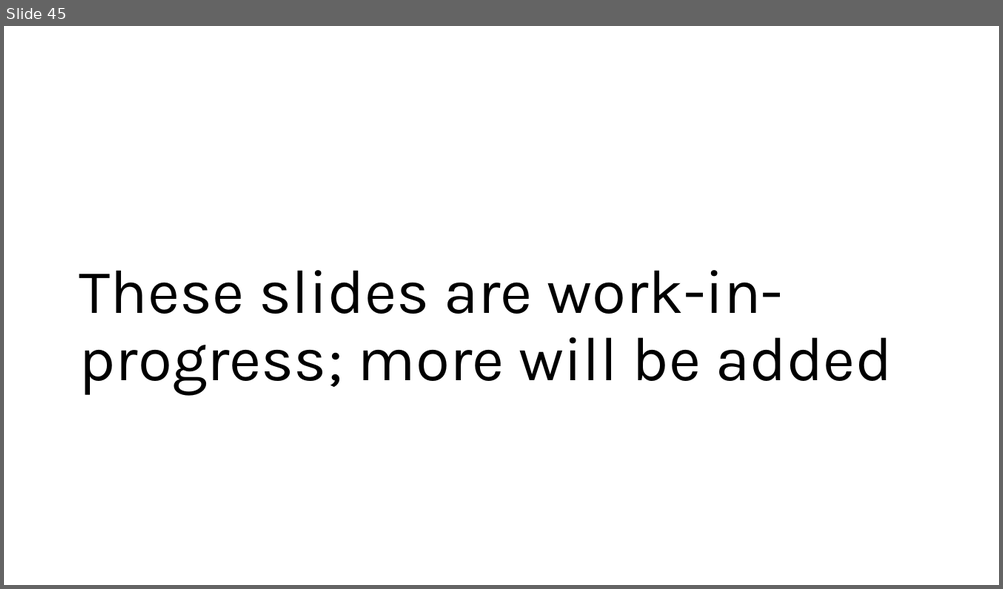
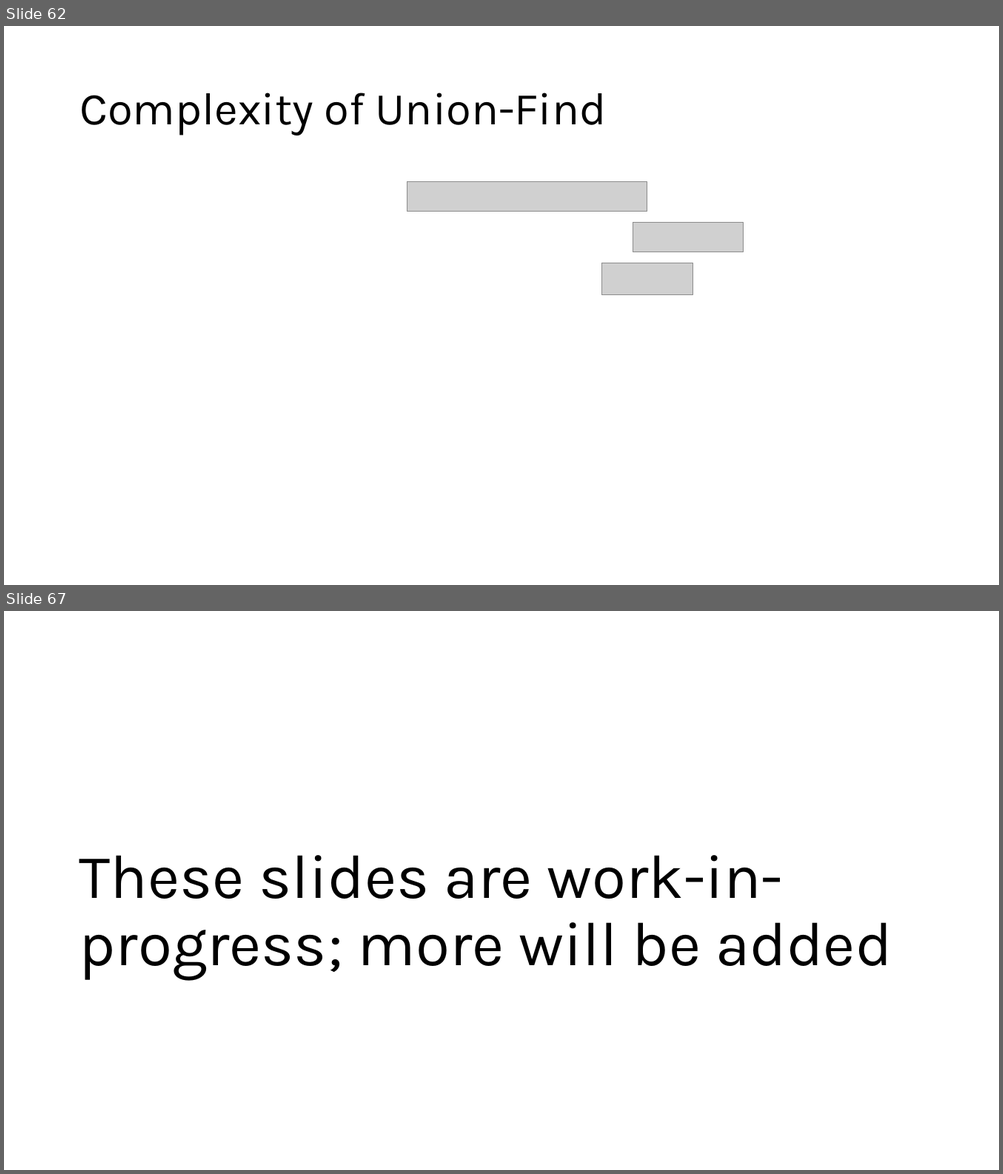
Before and after one commit to SMC-CS-374-Sp26/Unit-2-Data-Structures, a slide deck: 374 DS in detail.pptx. Shown one above the other, each under a label of ours: slide 45 before the commit, slides 62 and 67 after it; the slides between them are not shown. The pictures are 1003x589 and 1003x1174 pixels, drawn with LibreOffice and Linux fonts; fonts in the diff are those of the drawing; grey boxes stand for pictures. Boxes give left, top, right and bottom in pixels: in the first picture for what was removed or moved away, otherwise in the second. Text is boxed around its words. In the diff, an @@ line names an element or a change of style, - is before the commit and + after.

```diff
--- a/374 DS in detail.pptx
+++ b/374 DS in detail.pptx
@@ slide 62 added at (4, 26, 999, 585), background #FFFFFF @@
@@ title added at (79, 93, 606, 136), 44 pt, text #000000 @@
+Complexity of Union-Find
@@ picture added at (407, 182, 647, 212) @@
@@ picture added at (633, 222, 743, 252) @@
@@ picture added at (602, 264, 693, 295) @@
@@ what was slide 45 is now slide 67 @@
```
Also in this commit, not shown: 21 other slides added.
